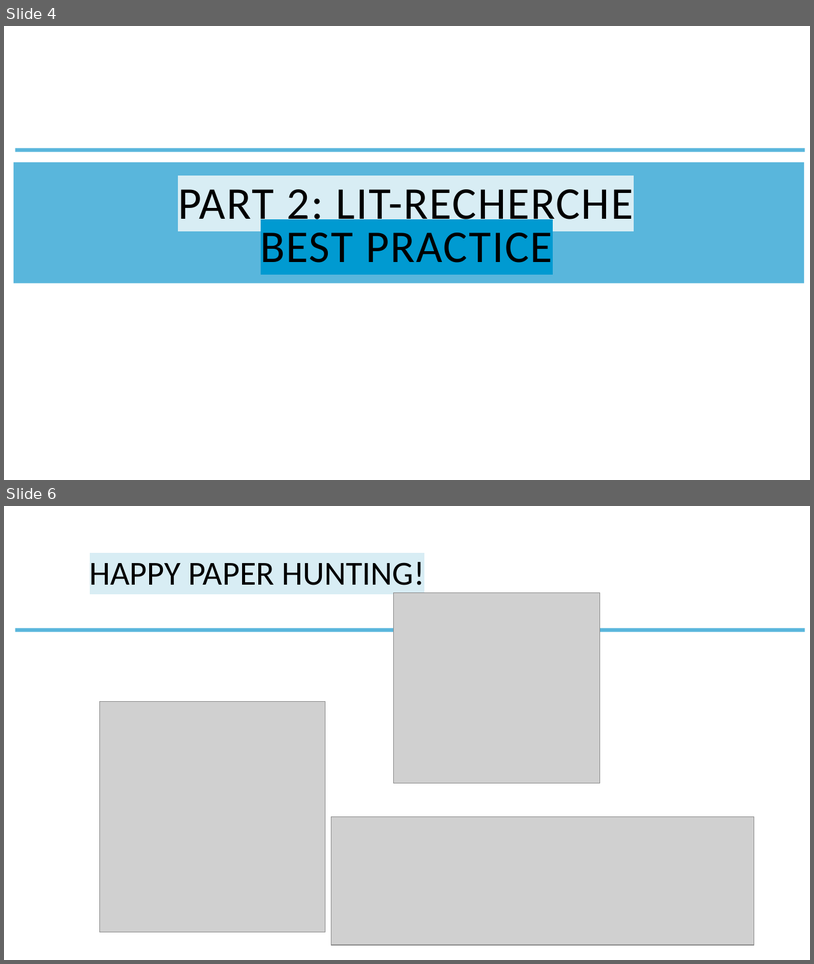
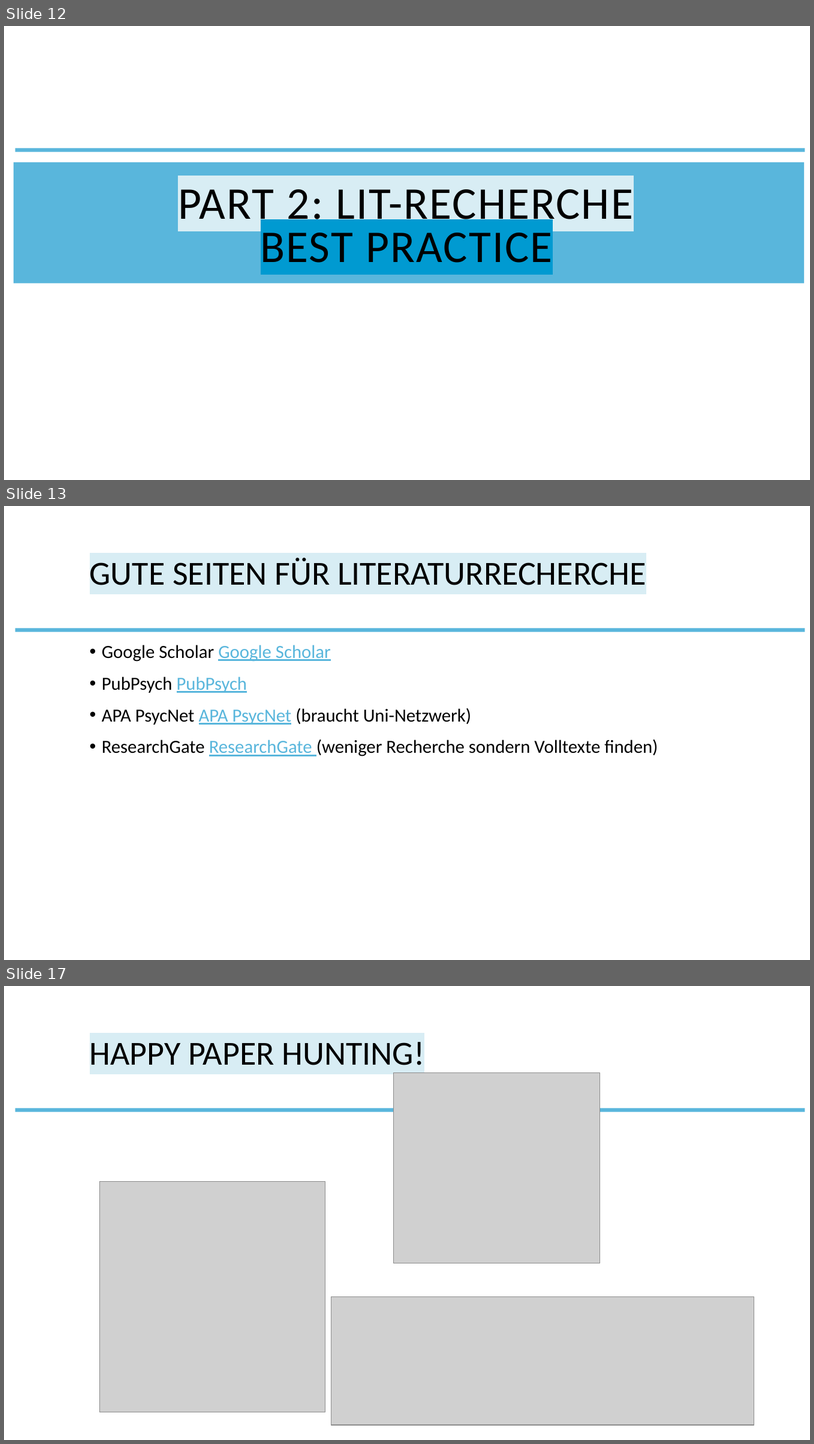
Before and after one commit to the-tave/stats-picker, a slide deck: How_to_Zotero.pptx. Shown one above the other, each under a label of ours: slides 4 and 6 before the commit, slides 12, 13 and 17 after it; the slides between them are not shown. The pictures are 814x964 and 814x1444 pixels, drawn with LibreOffice and Linux fonts; fonts in the diff are those of the drawing; grey boxes stand for pictures; background and template pictures are left out. Boxes give left, top, right and bottom in pixels: in the first picture for what was removed or moved away, otherwise in the second. Text is boxed around its words. In the diff, an @@ line names an element or a change of style, - is before the commit and + after.

```diff
--- a/How_to_Zotero.pptx
+++ b/How_to_Zotero.pptx
@@ slide 13 added at [4,506,810,960], background #FFFFFF; not listed: 1 template element that a slide beside it also shows @@
@@ title added at [90,558,647,585], 40 pt, text #000000 @@
+GUTE SEITEN FÜR LITERATURRECHERCHE
@@ text added at [102,645,658,756], 22 pt, text #000000 @@
+• Google Scholar Google Scholar
+• PubPsych PubPsych
+• APA PsycNet APA PsycNet (braucht Uni-Netzwerk)
+• ResearchGate ResearchGate (weniger Recherche sondern Volltexte finden)
@@ what was slide 4 is now slide 12 @@
@@ what was slide 6 is now slide 17 @@
```
Also in this commit, not shown: 11 other slides added, 1 slide removed, 15 other files.
